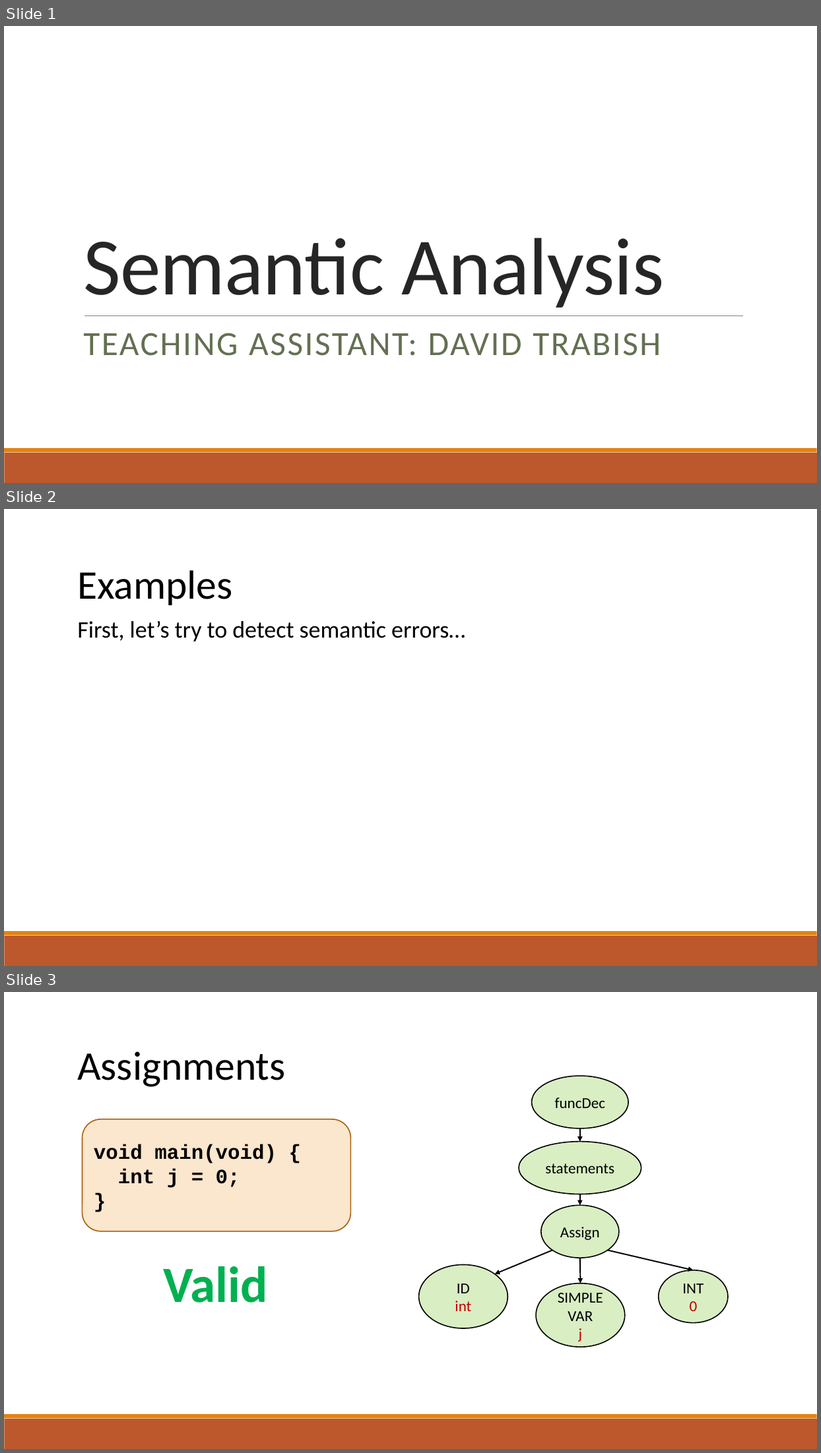
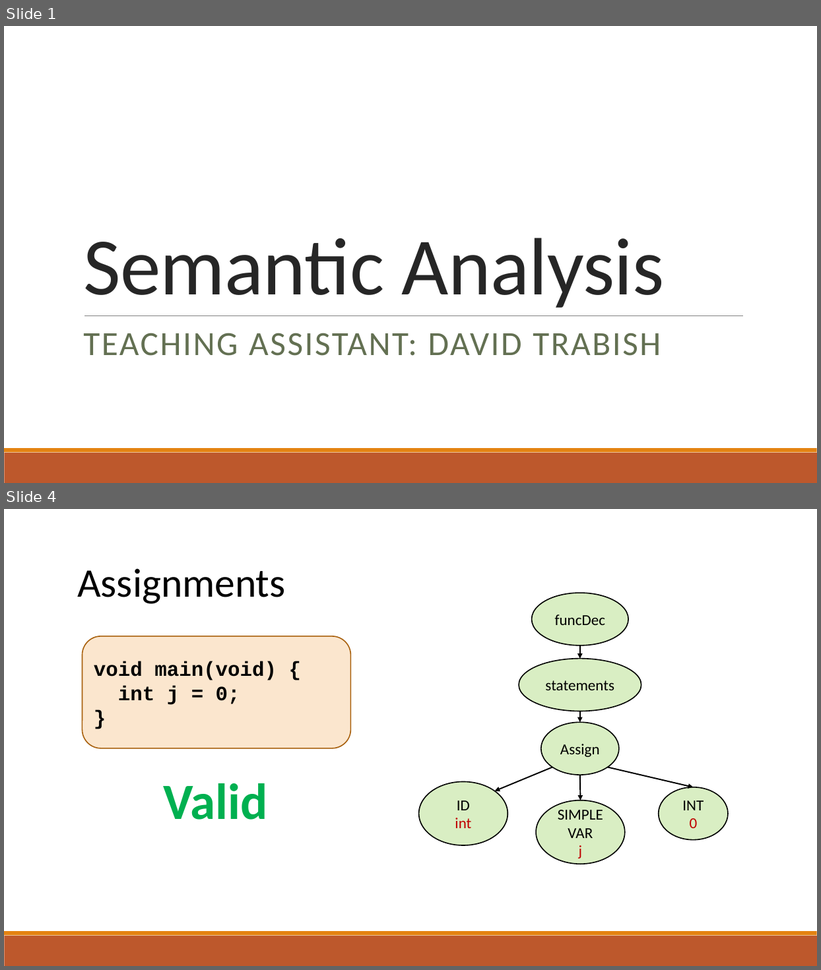
Before and after one commit to raghadzeidan/COMPILATION_TAU_FOR_STUDENTS, a slide deck: new_slides/semantic.pptx. Shown one above the other, each under a label of ours: slides 1, 2 and 3 before the commit, slides 1 and 4 after it; the slides between them are not shown. The pictures are 821x1453 and 821x970 pixels, drawn with LibreOffice and Linux fonts; fonts in the diff are those of the drawing. Boxes give left, top, right and bottom in pixels: in the first picture for what was removed or moved away, otherwise in the second. Text is boxed around its words. In the diff, an @@ line names an element or a change of style, - is before the commit and + after.

```diff
--- a/new_slides/semantic.pptx
+++ b/new_slides/semantic.pptx
@@ slide 2 removed at bbox=[4, 509, 817, 966], background #FFFFFF; not listed: 2 template elements that a slide beside it also shows @@
@@ text removed at bbox=[77, 570, 232, 605] @@
-Examples
@@ text removed at bbox=[77, 621, 465, 642] @@
-First, let’s try to detect semantic errors…
@@ what was slide 3 is now slide 4 @@
```
Also in this commit, not shown: 8 slides added, 1 other file.
